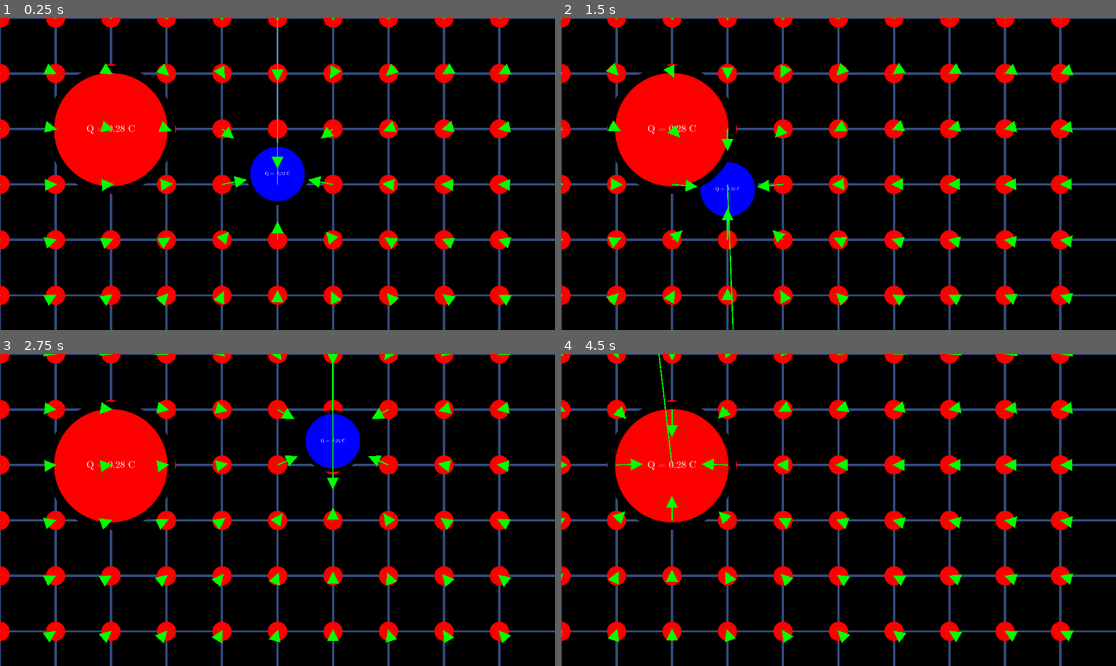
Above: before the commit, frames 1-4 (two rows, left to right).
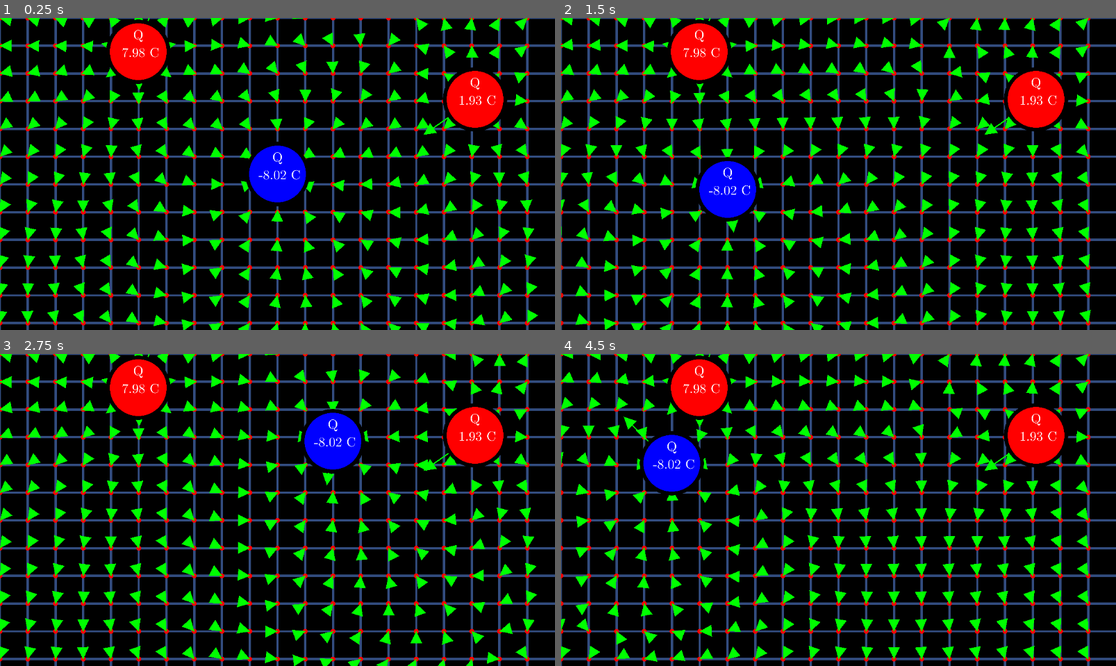
Above: after the commit, the same moments.

Repository: davidjmstewart/gd_simulator
Game: Godot game, scene res://electric_field_lines.tscn
Two runs of this game, one before a commit and one after it. Both use one fixed random seed, a clock stepped at 60 frames per second and the inputs below.
Inputs (mouse positions are in pixels of both pictures, inside the frame that each line leads up to):
- Up to frame 1 (0.25 s): no input
- Up to frame 2 (1.5 s): tap Enter at 0.5 s; move the mouse to (960, 158) at 0.52 s; click (960, 158) at 0.67 s; tap Space at 1.25 s; move the mouse to (727, 189) at 1.27 s; click (727, 189) at 1.42 s
- Up to frame 3 (2.75 s): tap Enter at 2 s; move the mouse to (333, 441) at 2.02 s; click (333, 441) at 2.17 s
- Up to frame 4 (4.5 s): tap Space at 2.75, 4.25 s; move the mouse to (810, 572) at 2.77 s; click (810, 572) at 2.92 s; tap Enter at 3.5 s; move the mouse to (1005, 556) at 3.52 s; click (1005, 556) at 3.67 s; move the mouse to (672, 463) at 4.27 s; click (672, 463) at 4.42 s

The runs differ from the first frame. In frame 1, 33% of the frame differs, in the area x 0-100%, y 0-100%; in frame 2, 33%; in frame 3, 33%; in frame 4, 33%.

Commit message:
Added extra charge to simulation. Superposition now working.

Diff:
--- a/charge.gd
+++ b/charge.gd
@@ -8,7 +8,7 @@
 
 func _ready() -> void:
 	add_to_group("charge_group")
-	$ChargeLabel.text = "Q = %.2f C" % Q
+	$ChargeLabel.text = "Q \n %.2f C" % Q
 	pass # Replace with function body.
 
 
--- a/charge.tscn
+++ b/charge.tscn
@@ -12,9 +12,10 @@
 
 [sub_resource type="Theme" id="Theme_hi0tq"]
 default_font = SubResource("FontVariation_yxqjx")
-default_font_size = 40
+default_font_size = 110
 
 [node name="charge" type="Node2D" groups=["chage_group"]]
+z_index = 860
 script = ExtResource("1_eomhk")
 Q = 1.745
 
@@ -32,11 +33,12 @@
 texture = ExtResource("3_vvl4v")
 
 [node name="ChargeLabel" type="Label" parent="."]
-offset_left = -188.0
-offset_top = -67.0
-offset_right = 189.0
-offset_bottom = 63.0
+offset_left = -269.0
+offset_top = -311.0
+offset_right = 269.0
+offset_bottom = 190.0
 theme = SubResource("Theme_hi0tq")
-text = "Q = 1.75 C"
+text = "Q
+1.75 C"
 horizontal_alignment = 1
 vertical_alignment = 1
--- a/electric_field_lines.gd
+++ b/electric_field_lines.gd
@@ -2,7 +2,7 @@
 
 @export_group("Simulation properties")
 @export var grid_width: float = 100
-@export var grid_resolution: int = 10
+@export var grid_resolution: int = 20
 var horizontal_lines = zero_out_array(512);
 var vertical_lines = zero_out_array(512);
 
@@ -48,13 +48,15 @@
 		if not (charge is Charge):
 			push_error("Node is not of Charge type")
 
-	var visual_scaling_factor = 10000 * grid_resolution;
+	var visual_scaling_factor = 100000 * grid_resolution;
 
-	for charge in point_charges:
-		var point_charge = charge as Charge
+
+	for p in simulation_points:
 		var super_position_resultant_vector = Vector2(0,0)
-		point_charge = point_charges[0]
-		for p in simulation_points:
+
+		for charge in point_charges:
+			var point_charge = charge as Charge
+
 			# v_diff is a vector pointing from the point charge to the simulation point
 			var v_diff = (p - point_charge.position) as Vector2
 			var r_hat = v_diff.normalized() # the unit vector pointing from charge to simulation point
@@ -67,16 +69,17 @@
 			# not be able to display them in any sensible/legible manner
 			var magnitude = (1/(4 * PI * permittivity) * Q) / (visual_scaling_factor * distance * distance)
 
-			var from = p;
-			var vec = magnitude * r_hat;
 
-			var visual_vec: VisualVector = VisualVectorScene.instantiate()
-			visual_vec.from = from
-			visual_vec.width = 25
-			visual_vec.vec = vec
+			super_position_resultant_vector += magnitude * r_hat;
+			#super_position_resultant_vector += vec;
+		var from = p;
+		var visual_vec: VisualVector = VisualVectorScene.instantiate()
+		visual_vec.from = from
+		visual_vec.width = 25
+		visual_vec.vec = super_position_resultant_vector.clamp(Vector2(-100,-100), Vector2(100,100))
 
-			visual_vec.add_to_group("visual_electro_static_force_vectors")
-			add_child(visual_vec)
+		visual_vec.add_to_group("visual_electro_static_force_vectors")
+		add_child(visual_vec)
 
 func draw_vector(from: Vector2, to: Vector2, colour: Color) -> void:
 	draw_line(from, to, colour, 20.0)
@@ -87,11 +90,11 @@
 	var grid_size = $Grid.transform.get_scale();
 	for i in range(grid_resolution):
 		for j in range(grid_resolution):
-
 			var cen = Vector2(vertical_lines[j]*grid_size.x, horizontal_lines[i]*grid_size.y)
-			var rad = 20
+			var rad = 20/(grid_resolution * 0.2)
 			var col = Color (1,0,0)
 			draw_circle(cen, rad,col)
+
 # Called every frame. 'delta' is the elapsed time since the previous frame.
 func _process(delta: float) -> void:
 	$charge2.position = get_global_mouse_position()
@@ -99,10 +102,9 @@
 	var existing_force_vectors = get_tree().get_nodes_in_group("visual_electro_static_force_vectors")
 	for vector in existing_force_vectors:
 		vector.queue_free()
-	calculate_electro_static_forces([simulation_charges[0]], simulation_points)
+	calculate_electro_static_forces(simulation_charges, simulation_points)
 	queue_redraw();
 
-	pass
 
 func zero_out_array(size: int) -> Array:
 	var array = []
--- a/electric_field_lines.tscn
+++ b/electric_field_lines.tscn
@@ -21,13 +21,23 @@
 
 [node name="charge2" parent="." instance=ExtResource("2_asb1d")]
 position = Vector2(754, 288)
-scale = Vector2(0.24, 0.24)
+scale = Vector2(0.25, 0.25)
 Q = -8.015
 
 [node name="charge" parent="." instance=ExtResource("2_asb1d")]
-position = Vector2(230, 232)
-scale = Vector2(0.5, 0.5)
-Q = 0.285
+position = Vector2(287, 70)
+scale = Vector2(0.25, 0.25)
+Q = 7.98
+
+[node name="charge4" parent="." instance=ExtResource("2_asb1d")]
+position = Vector2(287, 70)
+scale = Vector2(0.25, 0.25)
+Q = 7.98
+
+[node name="charge3" parent="." instance=ExtResource("2_asb1d")]
+position = Vector2(986, 169)
+scale = Vector2(0.25, 0.25)
+Q = 1.93
 
 [node name="Grid" type="Sprite2D" parent="."]
 z_index = -180
